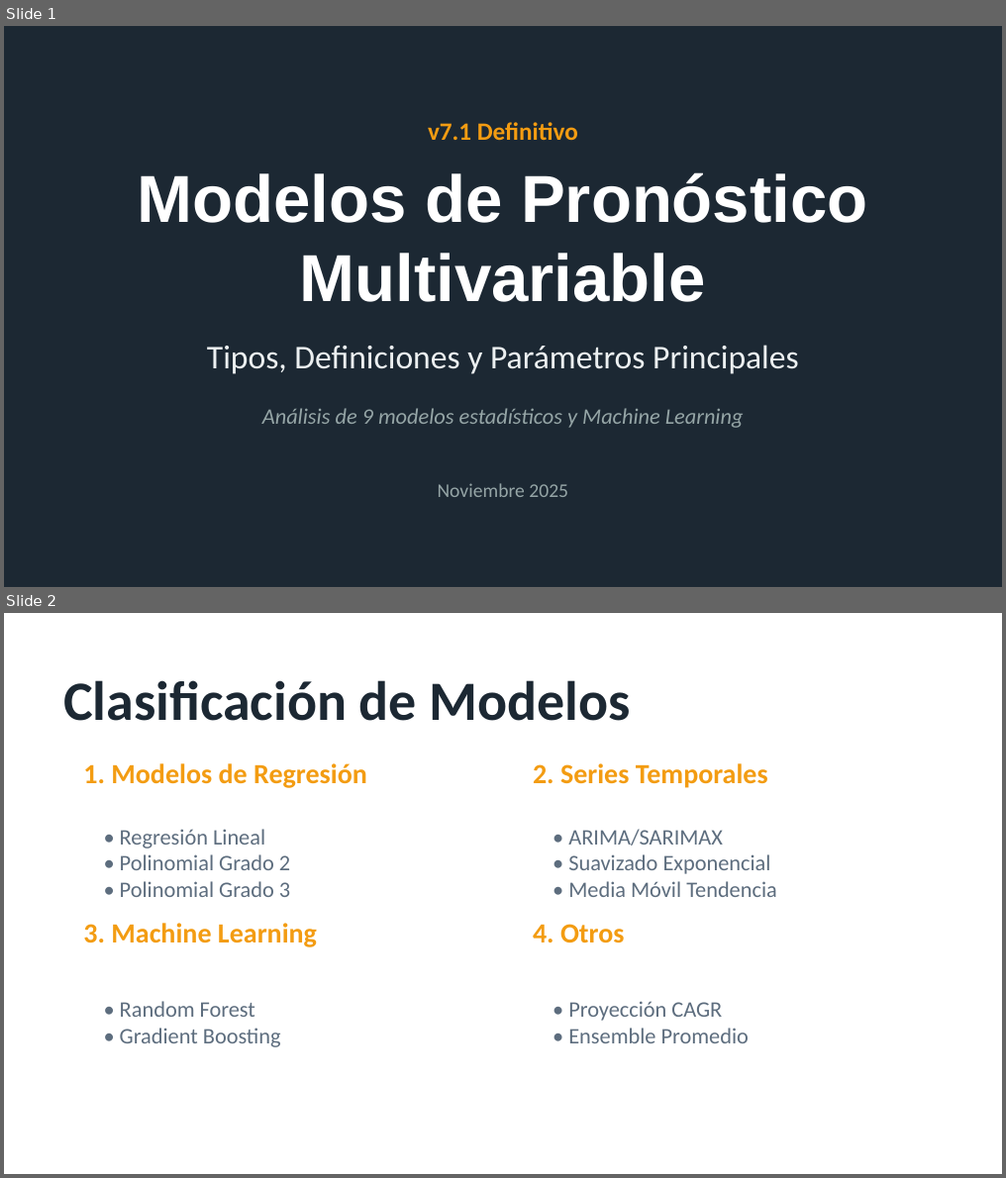
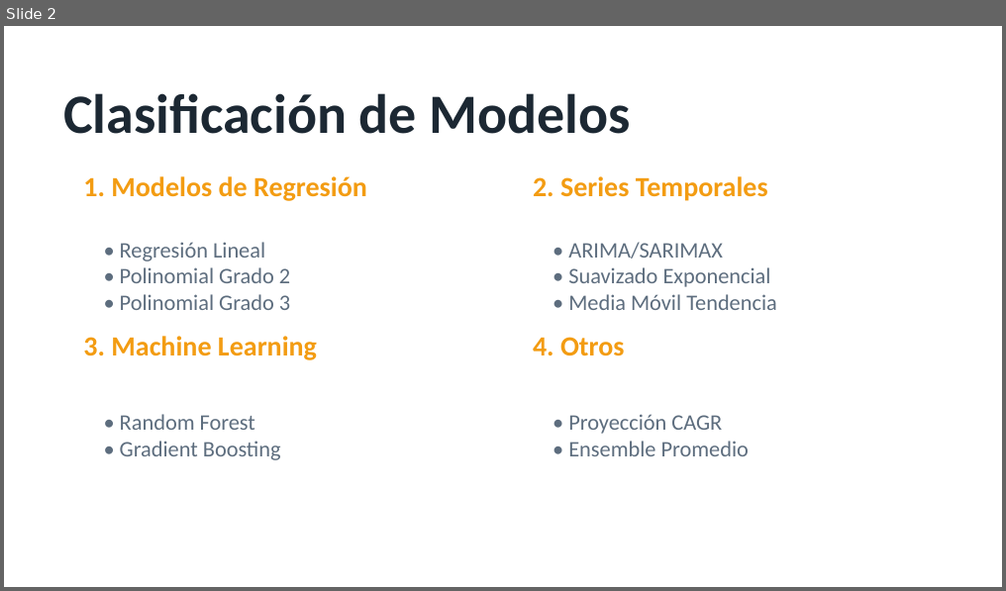
Before and after one commit to Ximena5745/Modelo_Prospectivo, a slide deck: Modelos_Pronostico.pptx. Shown one above the other, each under a label of ours: slides 1 and 2 before the commit, slide 2 after it. The pictures are 1006x1178 and 1006x591 pixels, drawn with LibreOffice and Linux fonts; fonts in the diff are those of the drawing. Boxes give left, top, right and bottom in pixels: in the first picture for what was removed or moved away, otherwise in the second. Text is boxed around its words. In the diff, an @@ line names an element or a change of style, - is before the commit and + after.

```diff
--- a/Modelos_Pronostico.pptx
+++ b/Modelos_Pronostico.pptx
@@ slide 1 removed at (x1=4, y1=26, x2=1002, y2=587), background #1C2833 @@
@@ text removed at (x1=428, y1=122, x2=578, y2=140) @@
-v7.1 Definitivo
@@ text removed at (x1=137, y1=173, x2=868, y2=302) @@
-Modelos de Pronóstico
-Multivariable
@@ text removed at (x1=207, y1=345, x2=799, y2=374) @@
-Tipos, Definiciones y Parámetros Principales
@@ text removed at (x1=262, y1=408, x2=744, y2=428) @@
-Análisis de 9 modelos estadísticos y Machine Learning
@@ text removed at (x1=438, y1=483, x2=568, y2=497) @@
-Noviembre 2025
```
Also in this commit, not shown: 1 slide added, 16 other files.
